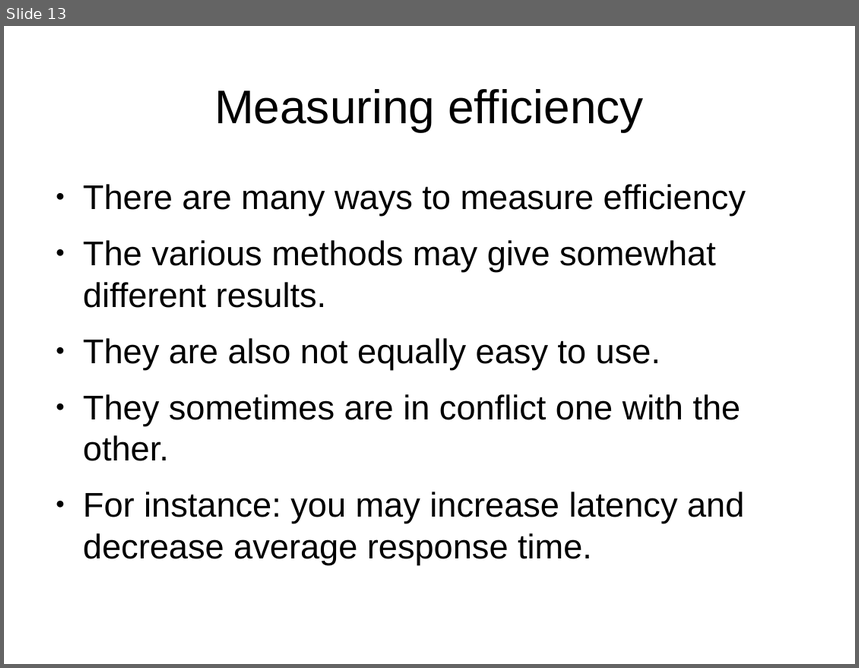
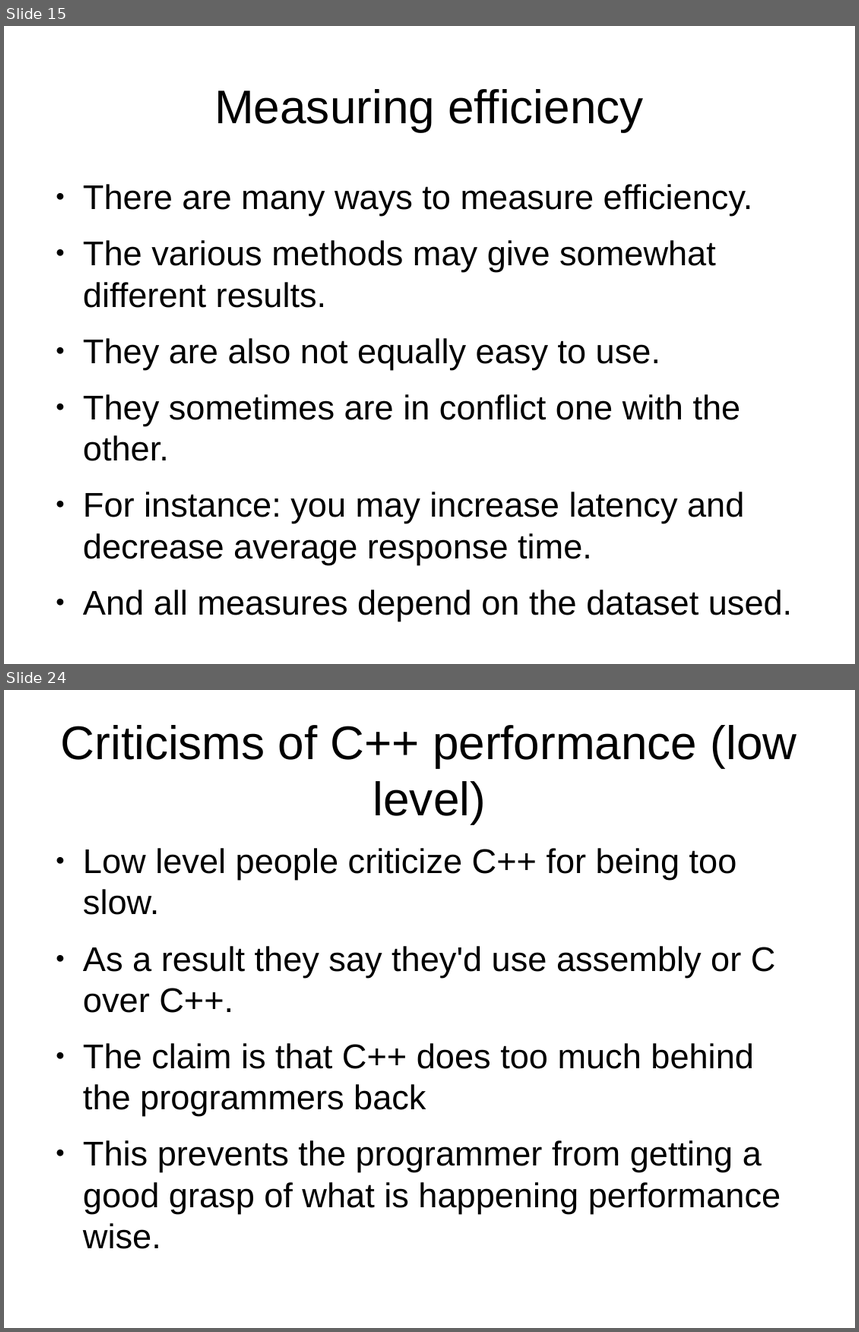
Before and after one commit to veltzer/demos-linux, a slide deck: multi_core/effective_cplusplus.odp. Shown one above the other, each under a label of ours: slide 13 before the commit, slides 15 and 24 after it; the slides between them are not shown. The pictures are 859x668 and 859x1332 pixels, drawn with LibreOffice and Linux fonts; fonts in the diff are those of the drawing. Boxes give left, top, right and bottom in pixels: in the first picture for what was removed or moved away, otherwise in the second. Text is boxed around its words. In the diff, an @@ line names an element or a change of style, - is before the commit and + after.

```diff
--- a/multi_core/effective_cplusplus.odp
+++ b/multi_core/effective_cplusplus.odp
@@ slide 24 added at <box>4,690,855,1328</box>, background #FFFFFF @@
@@ title added at <box>61,725,797,825</box>, 44 pt, text #000000 @@
+Criticisms of C++ performance (low level)
@@ text added at <box>83,848,781,1249</box>, 32 pt, text #000000 @@
+● Low level people criticize C++ for being too slow.
+● As a result they say they'd use assembly or C over C++.
+● The claim is that C++ does too much behind the programmers back
+● This prevents the programmer from getting a good grasp of what is happening performance wise.
@@ what was slide 13 is now slide 15 @@
@@ slide 15 changed as well @@
@@ text at <box>83,184,753,216</box>: text changed @@
-● There are many ways to measure efficiency
+● There are many ways to measure efficiency.
@@ text at <box>83,590,792,621</box>: paragraph added @@
+● And all measures depend on the dataset used.
```
Also in this commit, not shown: 3 other slides changed, 15 other slides added, 1 other file.
